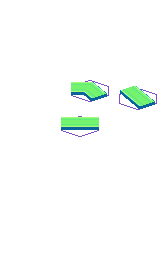
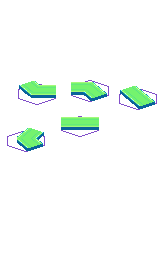
Two versions of the same layered image (168x260). Layer-by-layer changes:
added group "Group 4" with 3 layers above "Group 3" over <box>7,128,45,152</box>
added layer "Layer 25 copy" in group "Group 4" over <box>7,134,45,152</box>
added layer "Layer 25" in group "Group 4" over <box>7,128,45,151</box>
added group "Group 3" with 3 layers above "Group 2" over <box>18,81,56,105</box>
added layer "Layer 23" in group "Group 3" over <box>29,85,56,104</box>
added layer "Layer 22" in group "Group 3" over <box>18,81,55,105</box>
added layer "Layer 21" in group "Group 3" over <box>18,81,56,105</box>
